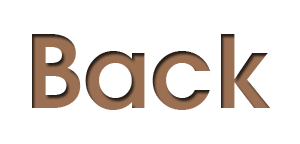
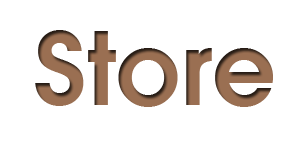
Layered file, before and after one edit (300x144). Changes by layer:
hid "Back" over (x1=32, y1=34, x2=270, y2=110)
added layer "Store" above "Start" over (x1=35, y1=30, x2=273, y2=107)
